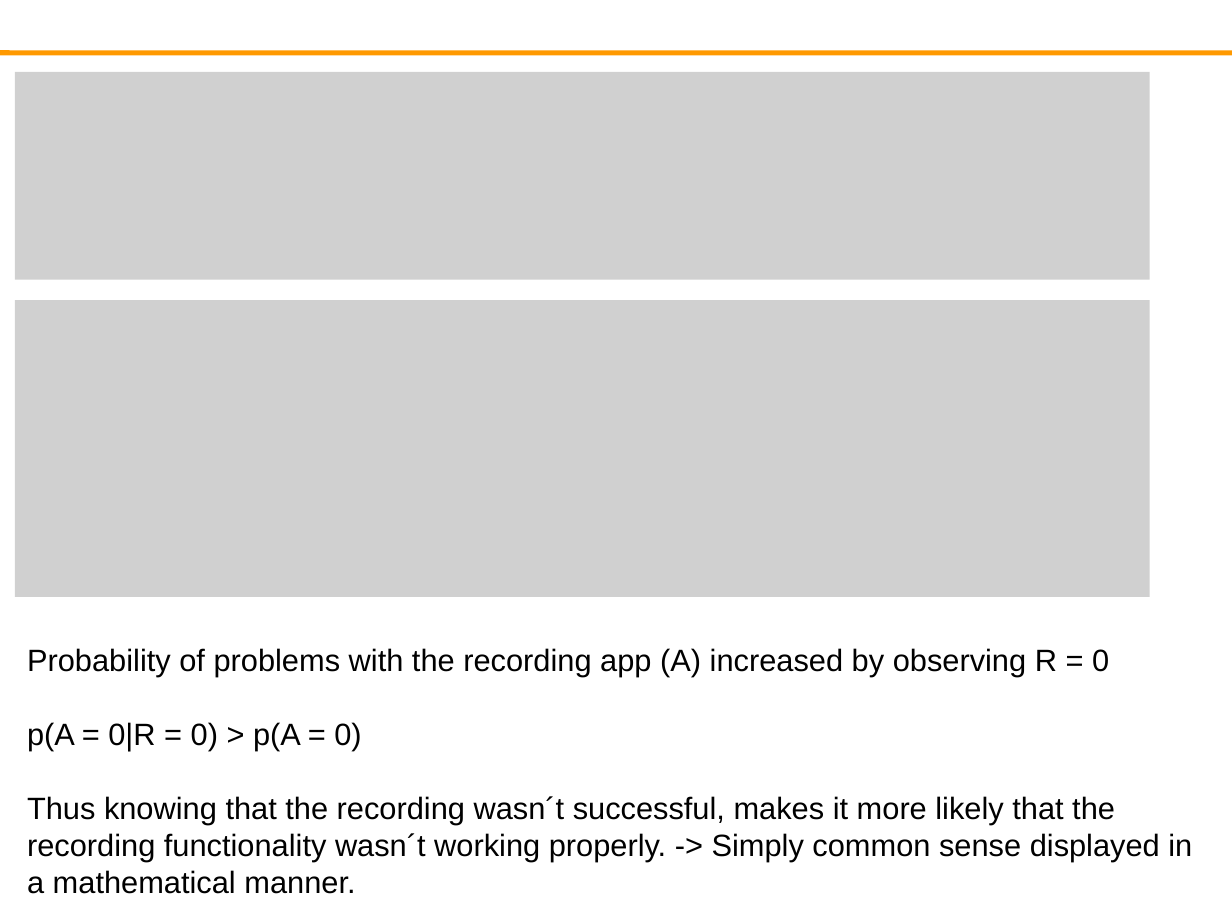
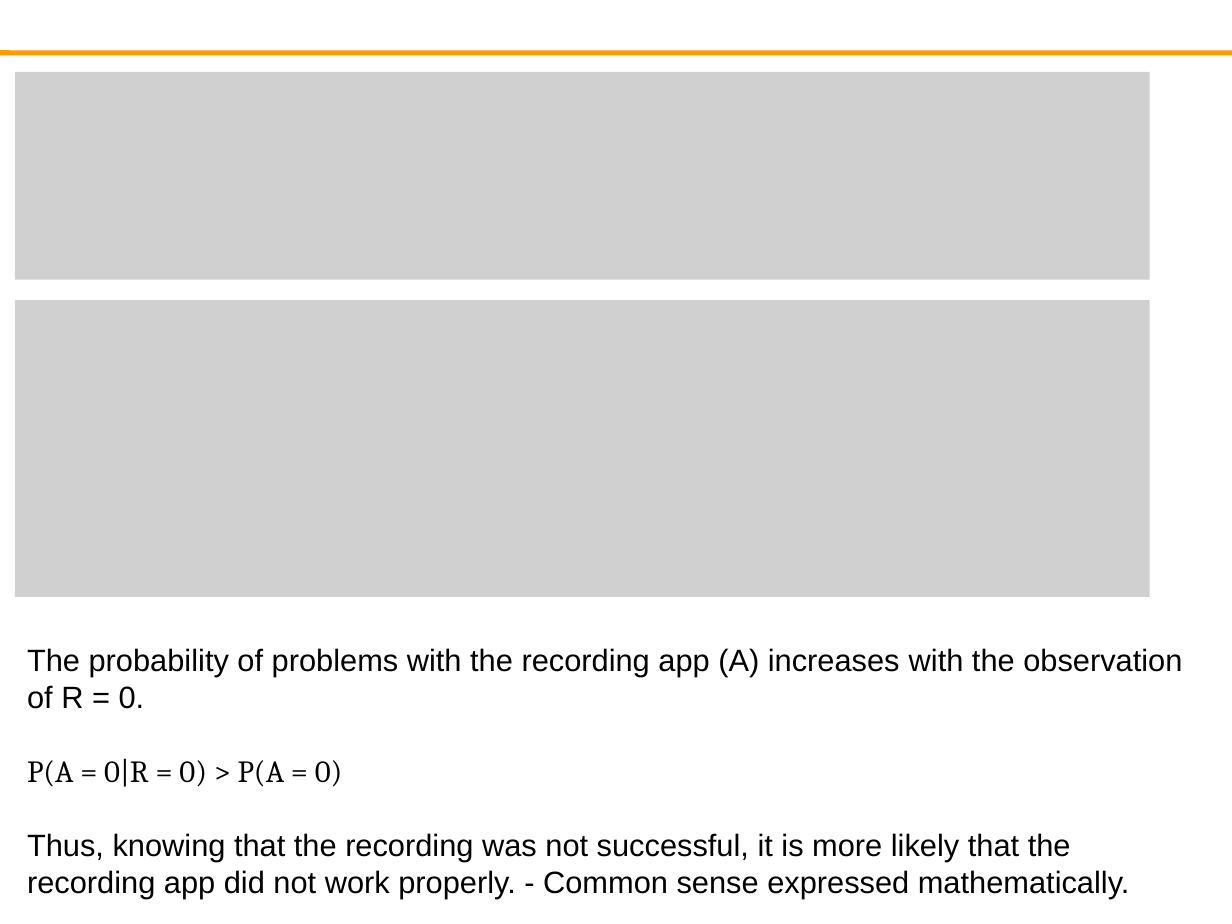
Before and after one commit to fabian9697/IANN_group30, a slide deck: slide 9 of Homework_Neuroinformatic/Assignment 1/Task12_Group30.pptx. Drawn at 1232x924 pixels with LibreOffice and Linux fonts; fonts in the diff are those of the drawing; grey boxes stand for pictures; background and template pictures are left out. Boxes give left, top, right and bottom in pixels: in the first picture for what was removed or moved away, otherwise in the second. Text is boxed around its words. In the diff, an @@ line names an element or a change of style, - is before the commit and + after.

```diff
--- a/Homework_Neuroinformatic/Assignment 1/Task12_Group30.pptx
+++ b/Homework_Neuroinformatic/Assignment 1/Task12_Group30.pptx
@@ text at (27,648,1182,898): text changed @@
-Probability of problems with the recording app (A) increased by observing R = 0
-p(A = 0|R = 0) > p(A = 0)
-Thus knowing that the recording wasn´t successful, makes it more likely that the recording functionality wasn´t working properly. -> Simply common sense displayed in a mathematical manner.
+The probability of problems with the recording app (A) increases with the observation of R = 0.
+P(A = 0|R = 0) > P(A = 0)
+Thus, knowing that the recording was not successful, it is more likely that the recording app did not work properly. - Common sense expressed mathematically.
```
Also in this commit, not shown: 11 other slides changed.
